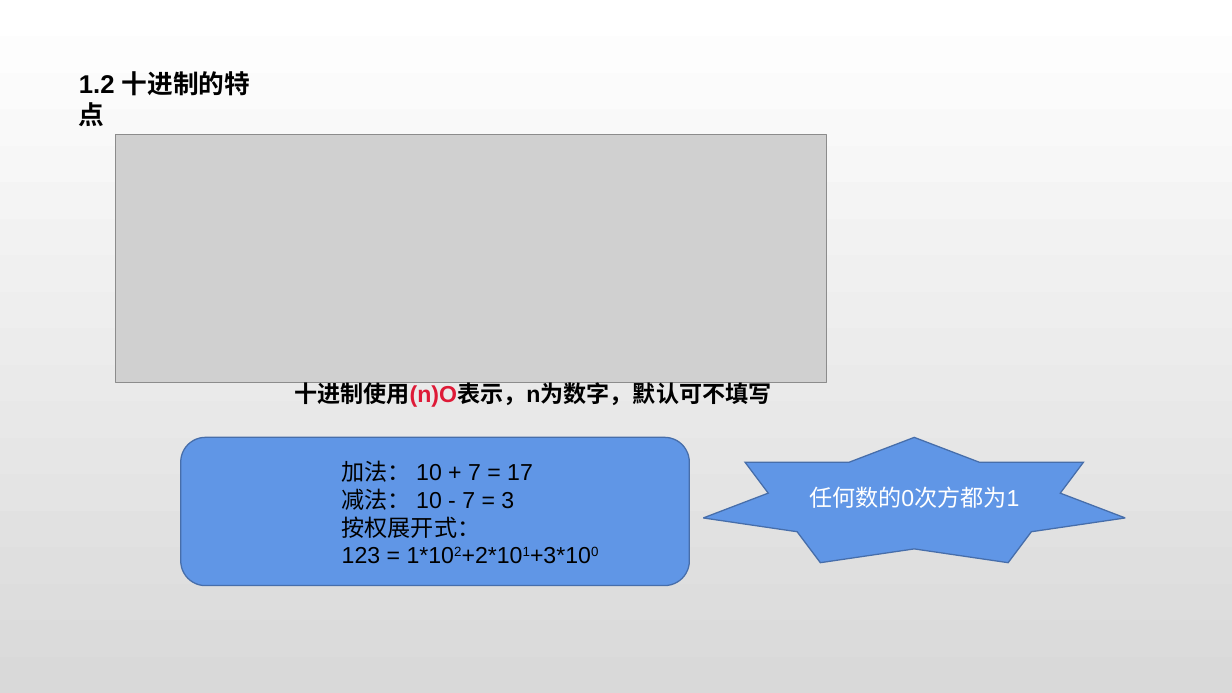
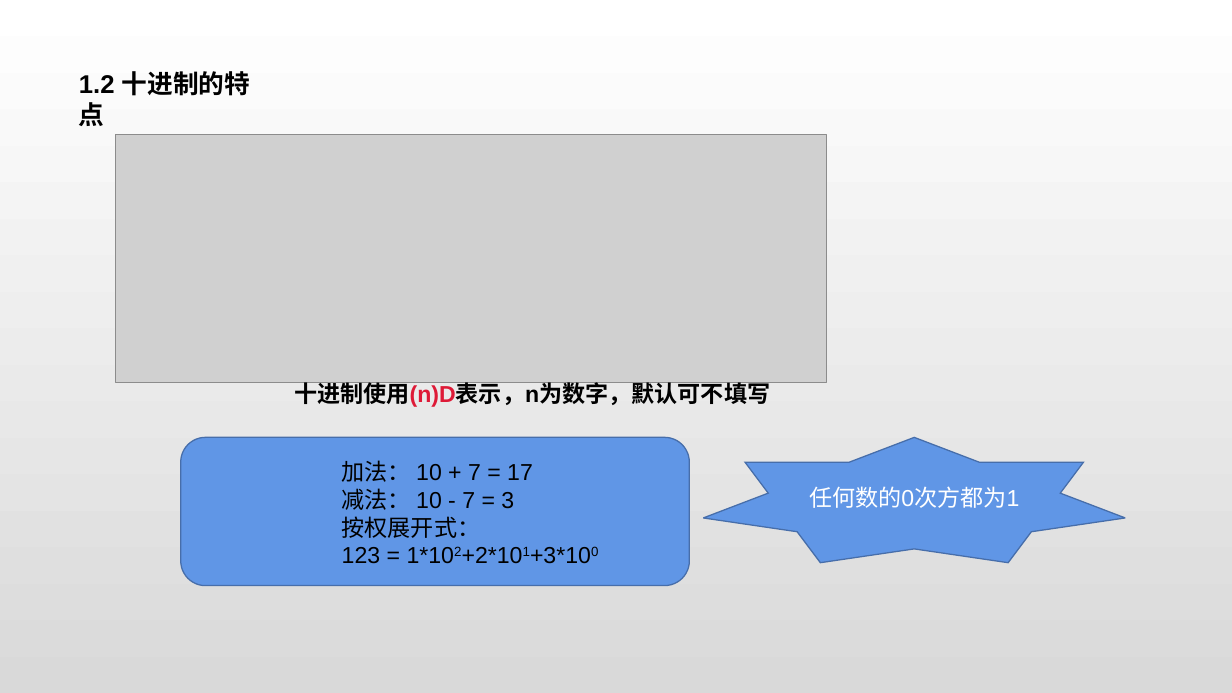
Before and after one commit to cckmit/typora-note, a slide deck: slide 5 of 计算机基础知识/计算机基础/计算机基础知识_第4章.pptx. Drawn at 1232x693 pixels with LibreOffice and Linux fonts; fonts in the diff are those of the drawing; grey boxes stand for pictures. Boxes give left, top, right and bottom in pixels: in the first picture for what was removed or moved away, otherwise in the second. Text is boxed around its words. In the diff, an @@ line names an element or a change of style, - is before the commit and + after.

```diff
--- a/计算机基础知识/计算机基础/计算机基础知识_第4章.pptx
+++ b/计算机基础知识/计算机基础/计算机基础知识_第4章.pptx
@@ text at bbox=[294, 382, 770, 407]: text changed @@
-十进制使用(n)O表示，n为数字，默认可不填写
+十进制使用(n)D表示，n为数字，默认可不填写
```
Also in this commit, not shown: 4 other slides changed, 6 slides added, 4 other files.
